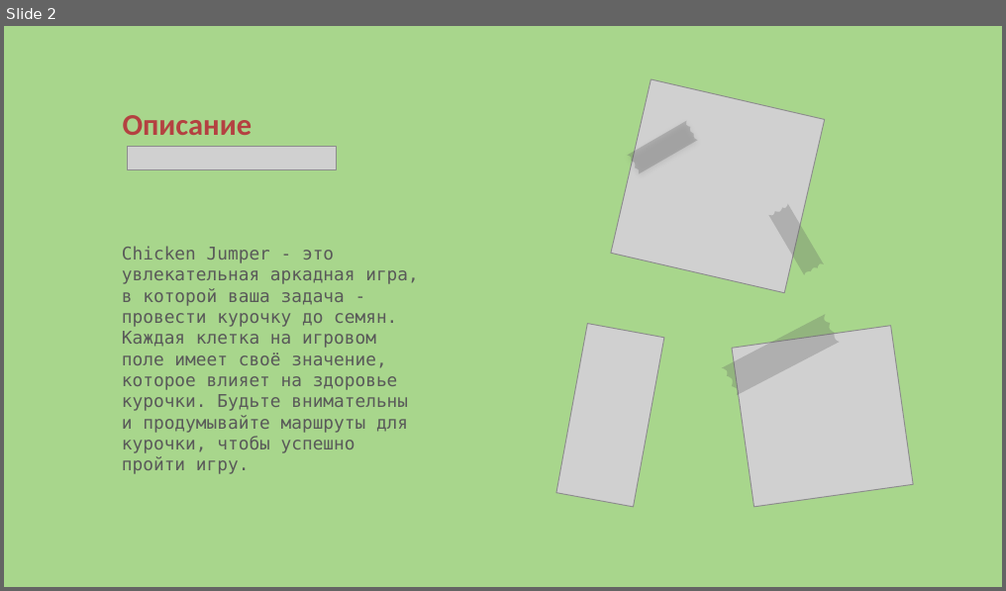
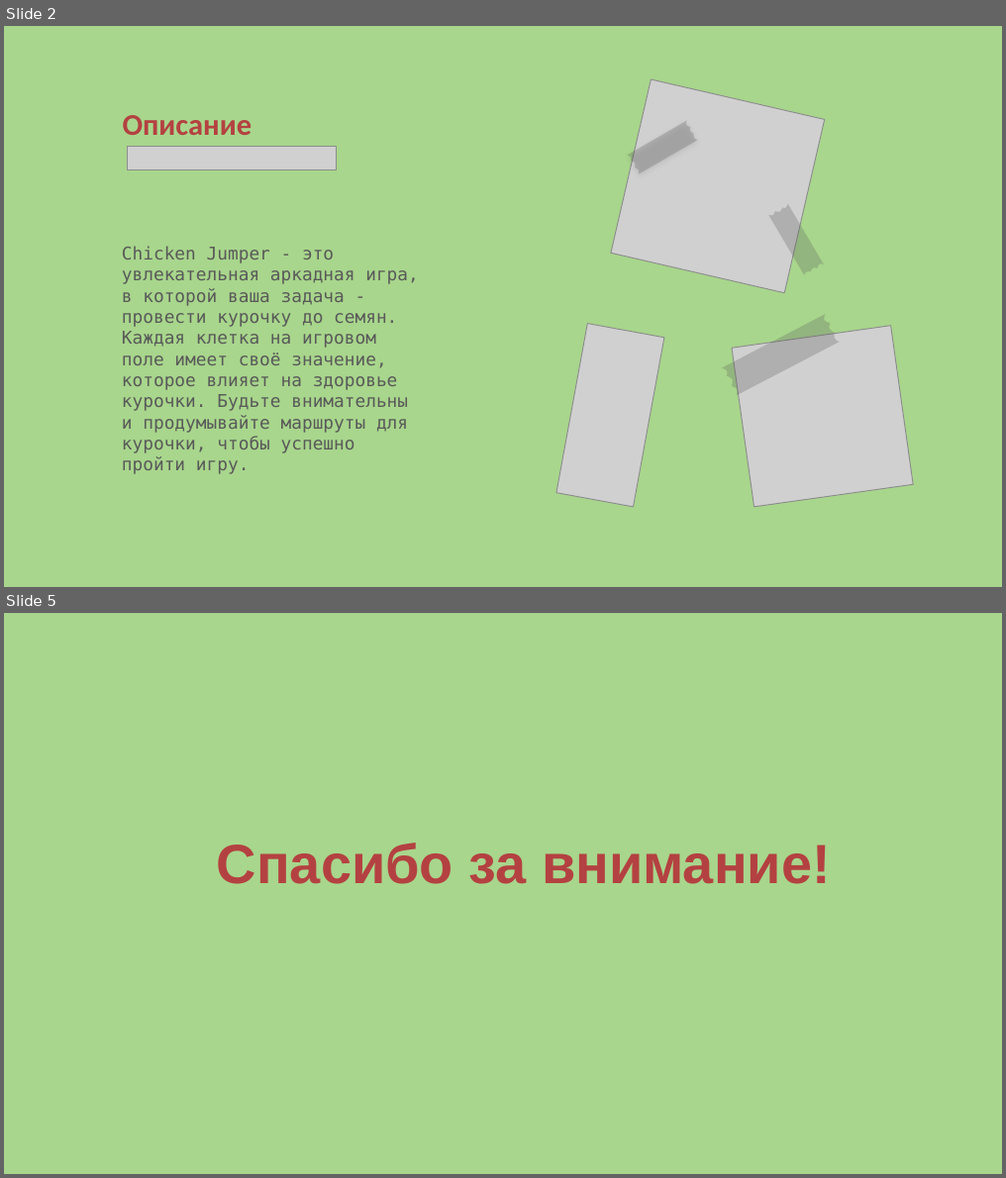
Before and after one commit to seTc1/ChikenJumper, a slide deck: ChikenJumper.pptx. Shown one above the other, each under a label of ours: slide 2 before the commit, slides 2 and 5 after it; the slides between them are not shown. The pictures are 1006x591 and 1006x1178 pixels, drawn with LibreOffice and Linux fonts; fonts in the diff are those of the drawing; grey boxes stand for pictures; background and template pictures are left out. Boxes give left, top, right and bottom in pixels: in the first picture for what was removed or moved away, otherwise in the second. Text is boxed around its words. In the diff, an @@ line names an element or a change of style, - is before the commit and + after.

```diff
--- a/ChikenJumper.pptx
+++ b/ChikenJumper.pptx
@@ slide 5 added at [4,613,1002,1174], background picture (left out) @@
@@ text added at [217,843,831,884], 44 pt, text #B44141, bold @@
+Спасибо за внимание!
```
Also in this commit, not shown: 1 other slide changed, 2 other slides added, 1 slide removed.
